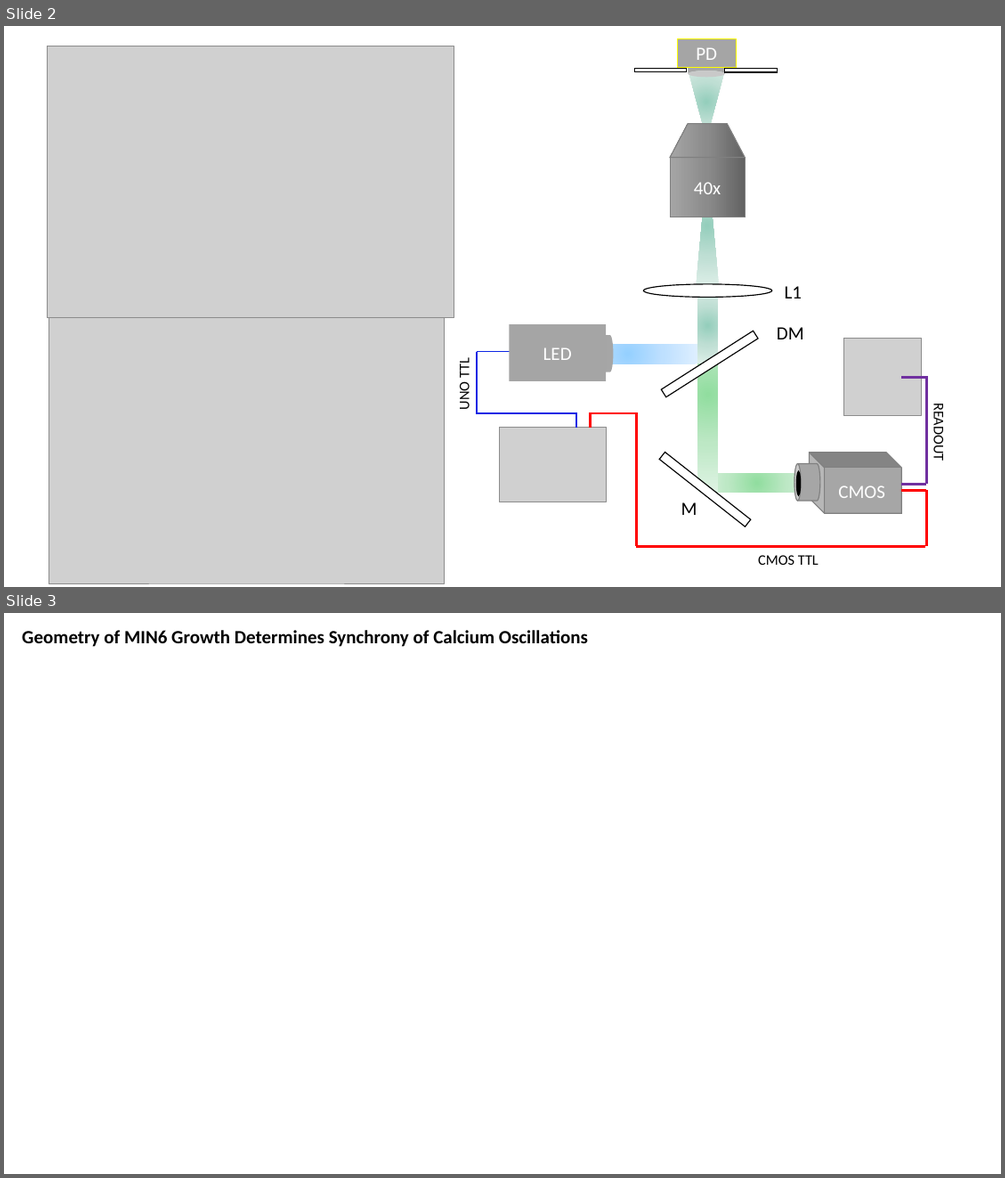
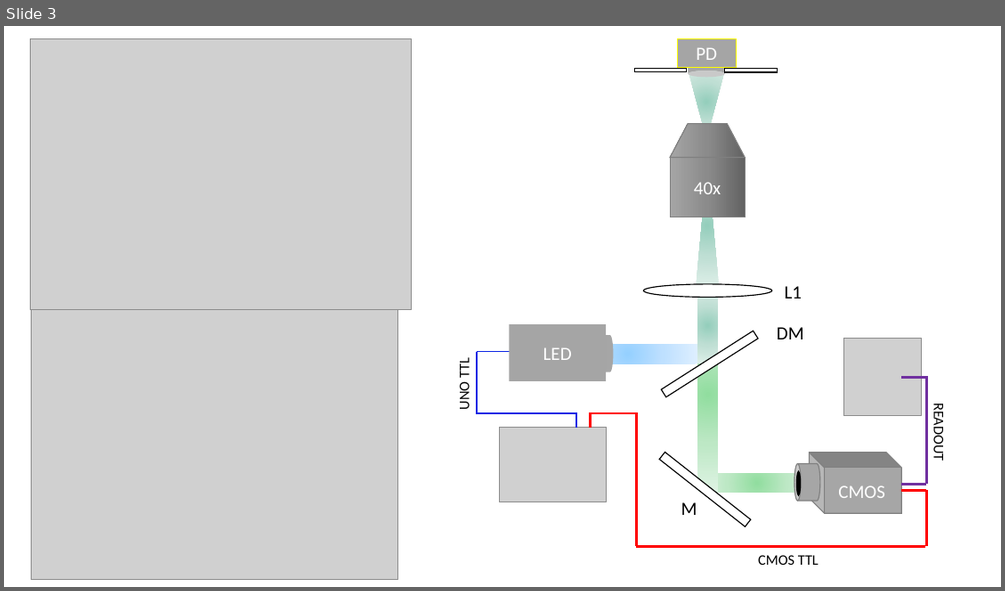
Before and after one commit to cwseitz/cwseitz.github.io-docs, a slide deck: docs/scherer-rotation-summary/scherer-rotation-summary.pptx. Shown one above the other, each under a label of ours: slides 2 and 3 before the commit, slide 3 after it. The pictures are 1005x1178 and 1005x591 pixels, drawn with LibreOffice and Linux fonts; fonts in the diff are those of the drawing; grey boxes stand for pictures. Boxes give left, top, right and bottom in pixels: in the first picture for what was removed or moved away, otherwise in the second. Text is boxed around its words. In the diff, an @@ line names an element or a change of style, - is before the commit and + after.

```diff
--- a/docs/scherer-rotation-summary/scherer-rotation-summary.pptx
+++ b/docs/scherer-rotation-summary/scherer-rotation-summary.pptx
@@ slide 3 removed at box(4, 613, 1001, 1174), background #FFFFFF @@
@@ text removed at box(22, 630, 588, 647) @@
-Geometry of MIN6 Growth Determines Synchrony of Calcium Oscillations
@@ what was slide 2 is now slide 3 @@
@@ slide 3 changed as well @@
@@ picture: place and size @@
-picture at box(47, 46, 453, 319)
+picture at box(30, 38, 412, 309)
@@ picture: place and size @@
-picture at box(48, 318, 445, 583)
+picture at box(31, 303, 397, 579)
```
Also in this commit, not shown: 1 other slide changed, 3 slides added, 1 other slide removed, 2 other files.
